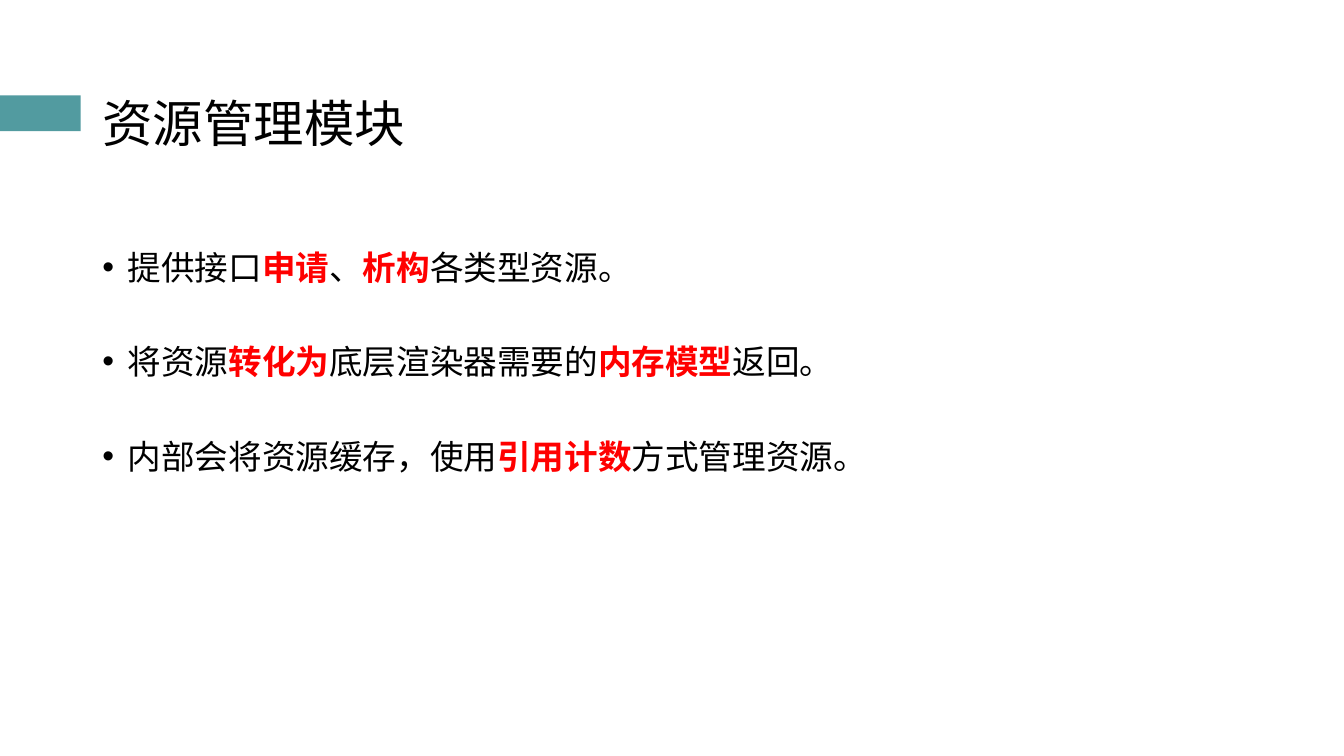
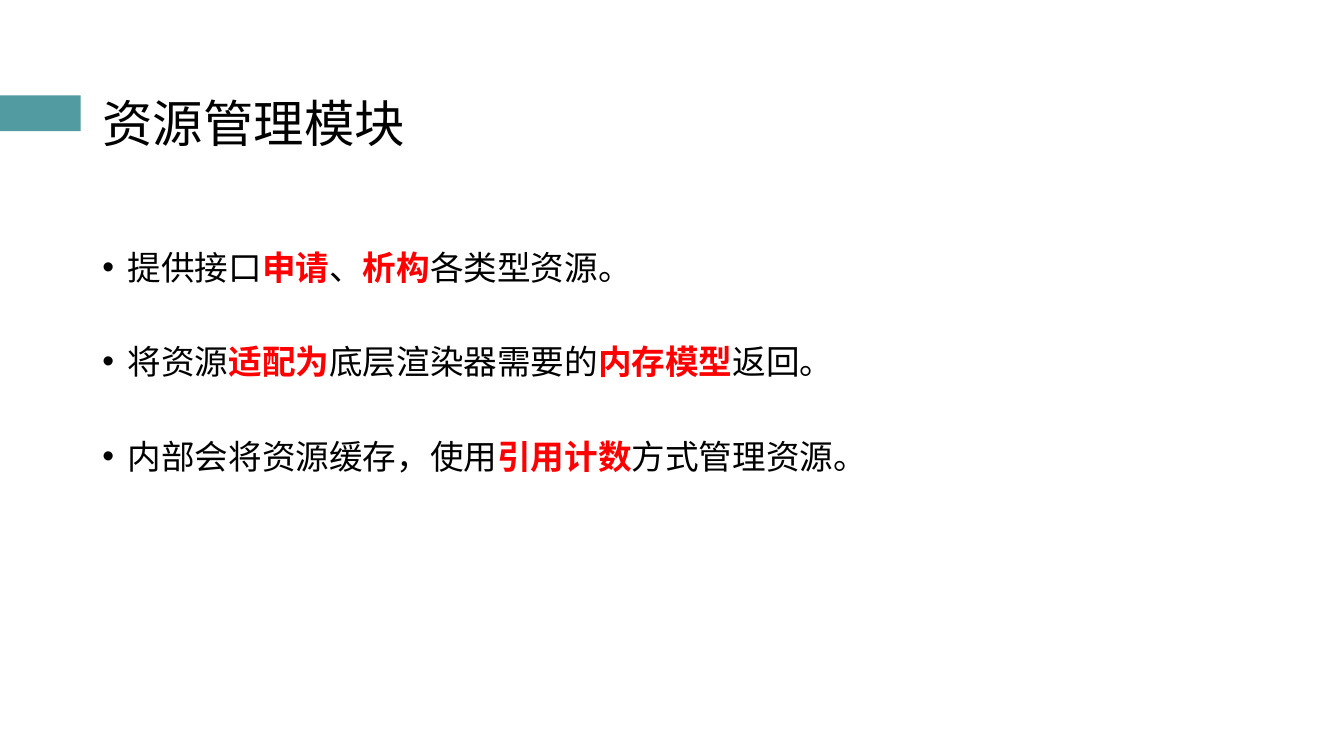
Before and after one commit to atom-chen/Main, a slide deck: slide 25 of OpenGL/答辩PPT.pptx. Drawn at 1344x756 pixels with LibreOffice and Linux fonts; fonts in the diff are those of the drawing. Boxes give left, top, right and bottom in pixels: in the first picture for what was removed or moved away, otherwise in the second. Text is boxed around its words. In the diff, an @@ line names an element or a change of style, - is before the commit and + after.

```diff
--- a/OpenGL/答辩PPT.pptx
+++ b/OpenGL/答辩PPT.pptx
@@ text at box(128, 345, 834, 377): text changed @@
-• 将资源转化为底层渲染器需要的内存模型返回。
+• 将资源适配为底层渲染器需要的内存模型返回。
```
Also in this commit, not shown: 14 other slides changed.
